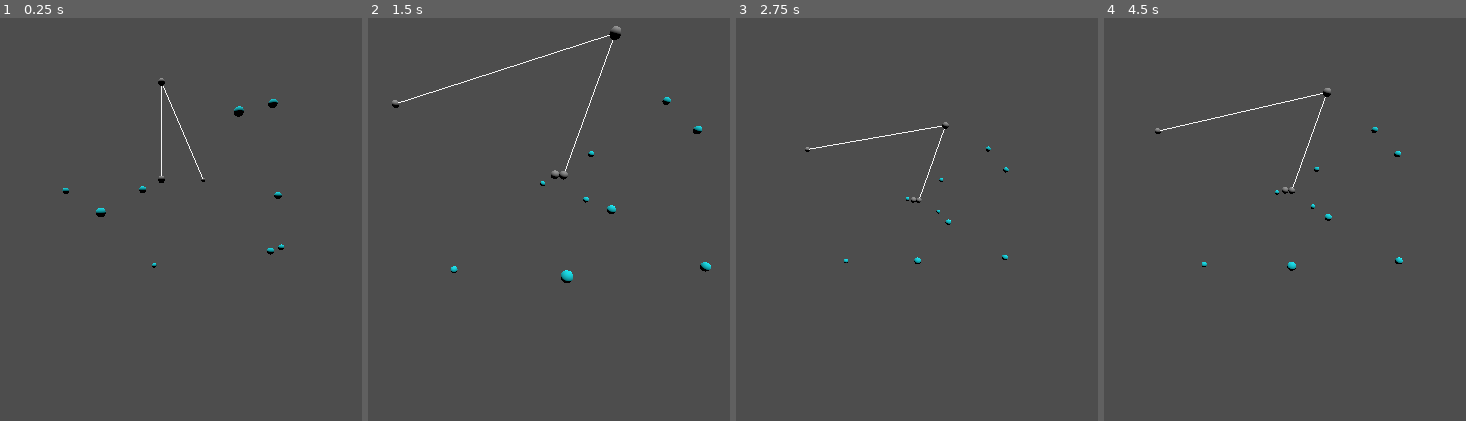
Above: before the commit, frames 1-4 (left to right).
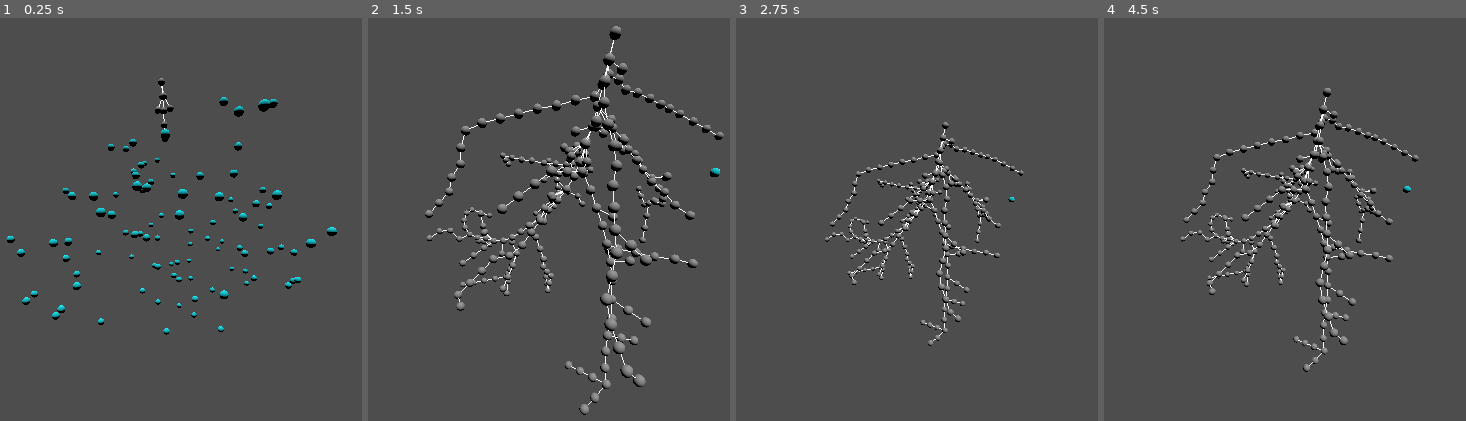
Above: after the commit, the same moments.

Repository: ayylol/tree_roots
Game: Godot game, scene res://default_scene.tscn
The game is run twice, just before and just after one commit, with the same random seed, the same clock (stepped at 60 frames per second) and the same inputs.
Inputs (mouse positions are in pixels of both pictures, inside the frame that each line leads up to):
- Up to frame 1 (0.25 s): no input
- Up to frame 2 (1.5 s): move the mouse to (704, 219) at 0.52 s; hold Middle mouse button (MoveCamera) 0.53-1.28 s; move the mouse to (368, 263) at 1.27 s; tap Mouse wheel up (ZoomIn) at 1.35 s
- Up to frame 3 (2.75 s): tap Enter at 2 s; move the mouse to (978, 142) at 2.02 s; hold Mouse wheel down (ZoomOut) from 2.03 s (still down)
- Up to frame 4 (4.5 s): tap Space at 2.75, 4.25 s; move the mouse to (1227, 332) at 2.77 s; release Mouse wheel down (ZoomOut) at 2.78 s; tap Middle mouse button (MoveCamera) at 2.85 s; tap Enter at 3.5 s; move the mouse to (outside the picture) at 3.52 s; hold Mouse wheel up (ZoomIn) 3.53-4.28 s; move the mouse to (outside the picture) at 4.27 s; tap Mouse wheel down (ZoomOut) at 4.35 s

The runs differ from the first frame. In frame 1, 2.6% of the frame differs, in the area x 1-94%, y 16-79%; in frame 2, 7.4%, in the area x 6-99%, y 4-99%; in frame 3, 3.0%; in frame 4, 4.4%.

Commit message:
Working!!!

Diff:
--- a/attractor_area.gd
+++ b/attractor_area.gd
@@ -1,6 +1,6 @@
 extends StaticBody3D
 
-@export var max_attractors: int = 500
+@export var max_attractors: int = 100
 @export var destroy_dist: float = 0.4
 @export var segment_length: float = 0.2
 
@@ -16,12 +16,6 @@
 
 func _ready():
 	StartSegment.init($SegmentsParent.global_position)
-	var new_segment = StartSegment.extend(Vector3(0,1.0,0.4))
-	new_segment.name = "Segment2"
-	new_segment = new_segment.extend(Vector3(0,1.0,0.3))
-	new_segment.name = "Segment3"
-	new_segment = StartSegment.extend(Vector3(1.0,1.5,-2.0))
-	new_segment.name = "Segment4"
 	# Find the extents of the Bounds
 	for point_local in SpawnArea.shape.points:
 		var point = SpawnArea.to_global(point_local)
@@ -62,16 +56,18 @@
 		n.queue_free()
 
 func sca_step():
-	pass
+	var to_extend = []
 	# Get closest point to each attractor
-	# Add normalized direction to node
+	for p in PointsParent.get_children():
+		var c = p.get_closest()
+		if c == null: continue
+		to_extend.append(c)
+		# Add normalized direction to node
+		c.extend_dir += (p.global_position-c.global_position).normalized()
+
 	# For each node influenced extend in direction sum multiplied by segment length
+	for n in to_extend:
+		n.extend(segment_length)
 
 func _on_timer_timeout():
-	print("Calculating Closest")
-	for a in PointsParent.get_children():
-		var _x = a.get_closest()
-#		if (x == null):
-#			print("NONE")
-#		else:
-#			print(x.name)
+	sca_step()
--- a/attractor_area.tscn
+++ b/attractor_area.tscn
@@ -24,7 +24,6 @@
 
 [node name="Timer" type="Timer" parent="."]
 wait_time = 0.05
-one_shot = true
 autostart = true
 
 [connection signal="timeout" from="Timer" to="." method="_on_timer_timeout"]
--- a/default_scene.tscn
+++ b/default_scene.tscn
@@ -14,4 +14,3 @@
 transform = Transform3D(1, 0, 0, 0, 0.221004, 0.975273, 0, -0.975273, 0.221004, 0, 3.80721, 1.50425)
 
 [node name="AttractorArea" parent="." instance=ExtResource("2_nunxf")]
-max_attractors = 10
--- a/segment.gd
+++ b/segment.gd
@@ -1,4 +1,6 @@
 extends Node3D
+
+var extend_dir = Vector3(0,0,0)
 
 var segment_scene = preload("res://segment.tscn")
 
@@ -7,11 +9,16 @@
 	var l = line(to_local(get_parent().global_position),Vector3(0,0,0))
 	add_child(l)
 
-func extend(pos: Vector3)-> Node3D:
+func extend_to(pos: Vector3)-> Node3D:
 	var new_segment = segment_scene.instantiate()
 	add_child(new_segment)
 	new_segment.init(pos)
 	return new_segment
+
+func extend(segment_length: float)-> Node3D:
+	var to = global_position+extend_dir.normalized()*segment_length
+	extend_dir = Vector3(0,0,0)
+	return extend_to(to)
 
 func line(pos1: Vector3, pos2: Vector3, color = Color.WHITE_SMOKE) -> MeshInstance3D:
 	var mesh_instance := MeshInstance3D.new()
Not shown: 2 places in segment.tscn that only renumber resources
